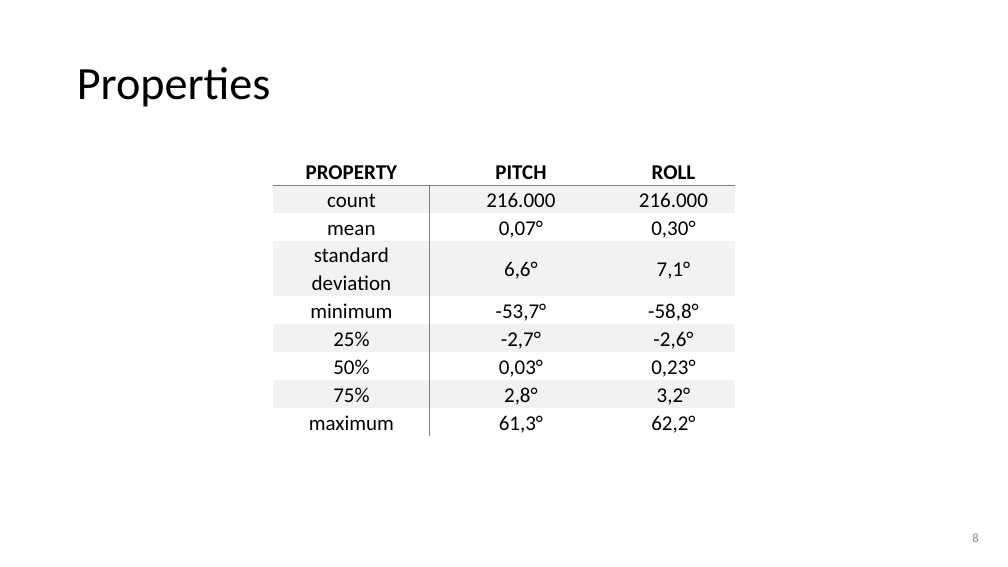
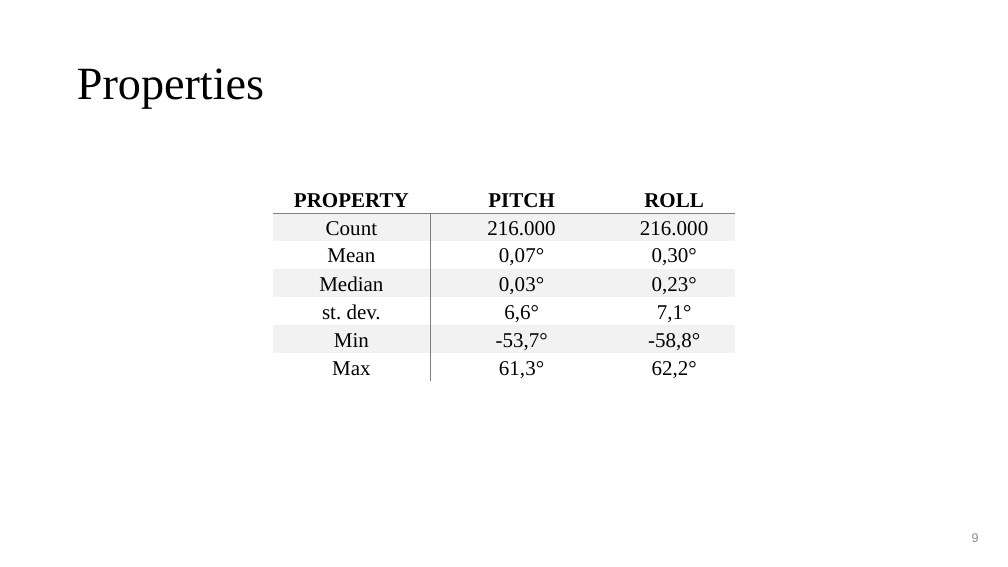
Before and after one commit to lancedw/3D-state-prediction-for-surface-vessels-using-IMU-data-and-images, a slide deck: slide 9 of docs/Presentations/Final_presentation.pptx (slide 8 before the commit). Drawn at 1008x567 pixels with LibreOffice and Linux fonts; fonts in the diff are those of the drawing; background and template pictures are left out. Boxes give left, top, right and bottom in pixels: in the first picture for what was removed or moved away, otherwise in the second. Text is boxed around its words. In the diff, an @@ line names an element or a change of style, - is before the commit and + after.

```diff
--- a/docs/Presentations/Final_presentation.pptx
+++ b/docs/Presentations/Final_presentation.pptx
@@ title "Properties" at [77,68,264,109]: font Calibri to Times New Roman @@
@@ table at [273,185,735,382] @@
-row 2: count | 216.000 | 216.000
-row 3: mean | 0,07° | 0,30°
-row 4: standard deviation | 6,6° | 7,1°
-row 5: minimum | -53,7° | -58,8°
-row 6: 25% | -2,7° | -2,6°
-row 7: 50% | 0,03° | 0,23°
-row 8: 75% | 2,8° | 3,2°
-row 9: maximum | 61,3° | 62,2°
+row 2: Count | 216.000 | 216.000
+row 3: Mean | 0,07° | 0,30°
+row 4: Median | 0,03° | 0,23°
+row 5: st. dev. | 6,6° | 7,1°
+row 6: Min | -53,7° | -58,8°
+row 7: Max | 61,3° | 62,2°
@@ table: place and size @@
-table at [274,157,734,437]
+table at [273,185,735,382]
```
Also in this commit, not shown: 30 other slides changed, 1 slide added, 4 slides removed, 2 other files.
